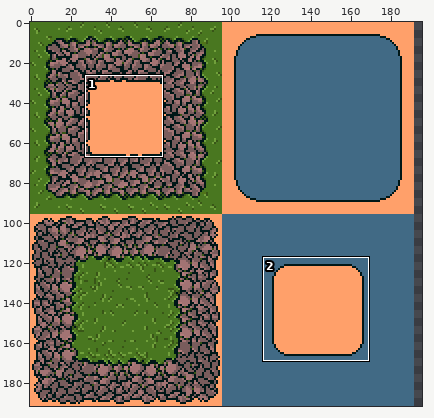
Sprite sheet: Projet/Import/Graph/TileMap/PNG/Beach-Sheet.png. The picture above shows the old version from afar; the outline marks the close-up.
Close-up. Before the commit:
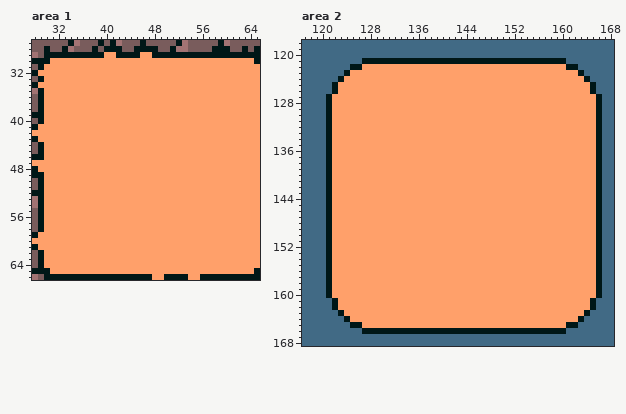
The file is 288x192 pixels. Shown: area 1: x 28..65, y 27..66; area 2: x 117..168, y 118..168. The wide view leaves out empty margins. The commit also changed other parts of the picture, which this record leaves out.
The result:
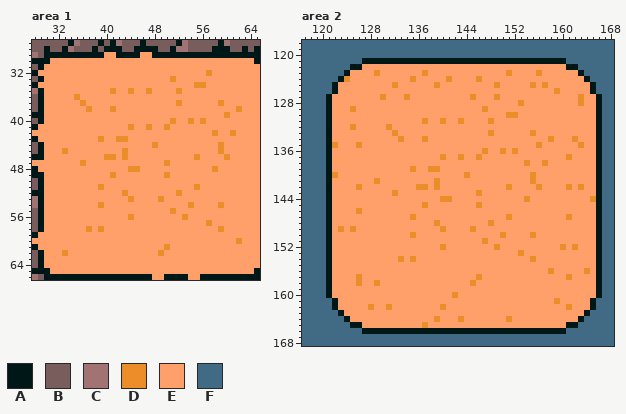
Palette (. is transparent): A #001717  B #795c5c  C #a27373  D #eb8e29  E #ffa06a  F #416a85
Edits made:
Changed rows in their new state; - is an unchanged pixel.
Area 1:
first column x 33:
32 ------------------------D-----
33 ------------------D-----------
34 ----------------------DD------
35 --------D--D--D----D----------
36 --D---------------------------
37 ---D---------------D------D---
38 ----D---D--------------------D
39 ---------------------------D--
40 ------------------D--D-D------
41 -----------D--D--D------------
42 -------------------------D--D-
43 ------D--DD-------------------
44 ---------------D----------D---
45 D---------D---------------D---
46 -------DD-D-----------D----D--
47 ---D-------------D------------
48 -----------DD------------D----
49 --------D--------D------------
51 ------D---------------D-------
52 ----------D--------D----------
53 -----------D----D-------------
54 ------D--------------D----D---
55 ------------------D-----------
56 -----------D--------D---------
57 ------------------------D-----
58 ----D-D-------------------D---
60 -----------------------------D
61 -----------------D------------
62 D---------------D-------------
Area 2:
first column x 122:
123 -------D-------D-------------D----D---------
124 --D----------D-----D----D-------------------
125 ----------D------D---------D-----D-D--------
126 -------------------------------------D------
127 --------D---D----------D---D-------------D--
128 -------------------------------D---------D--
129 ---D---------------------D------------------
130 -----------------------------DD-------------
131 ---------------D--D--D----D-----------------
132 ---D-----D----------------------------------
133 ----------D---------------D------D----------
134 -----------D---D--------------------D---D---
135 D---D-----------------------------D------D--
136 -------------------------D--D-D-------------
137 ------------------D--D--D--------------D----
138 --------------------------------D--D--------
139 -------------D--DD--------------------------
140 D---------------------D----------D----------
141 -------D---------D---------------D----------
142 ----D---------DD-D-----------D----D----D-D--
143 ----------D-------------D-------------------
144 ------------------DD------------D----------D
145 ---------------D--------D-------------------
146 ----D---------------------------------------
147 -------------D---------------D---------D----
148 -----------------D--------D-----------------
149 -D-D--------------D----D--------------------
150 -------------D--------------D----D----------
151 -------------------------D------------------
152 ------------------D--------D----------D-D---
153 -------------------------------D------------
154 -----------D-D-------------------D----------
156 ------------------------------------D-----D-
157 ----D-------------------D--------------D----
158 ----D--D---------------D--------------------
160 --------------------D-----------------------
161 -------------------------------------D------
162 ------D--D--------D--------------------D----
164 -----------------D---D-------D--------------
165 ---------------D----------------------------
Pixel boxes of the changes (left, top, right, bottom) in both close-ups:
changed: (62, 70, 242, 244)
changed: (158, 244, 170, 256)
changed: (62, 250, 68, 256)
changed: (332, 70, 596, 328)
